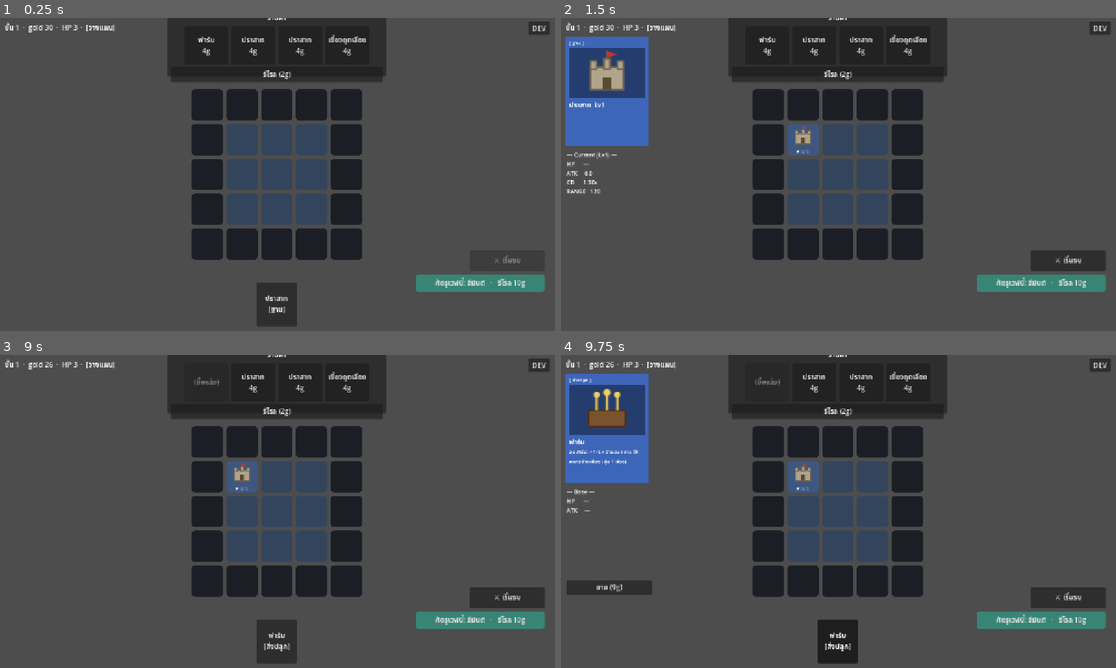
Above: before the commit, frames 1-4 (two rows, left to right).
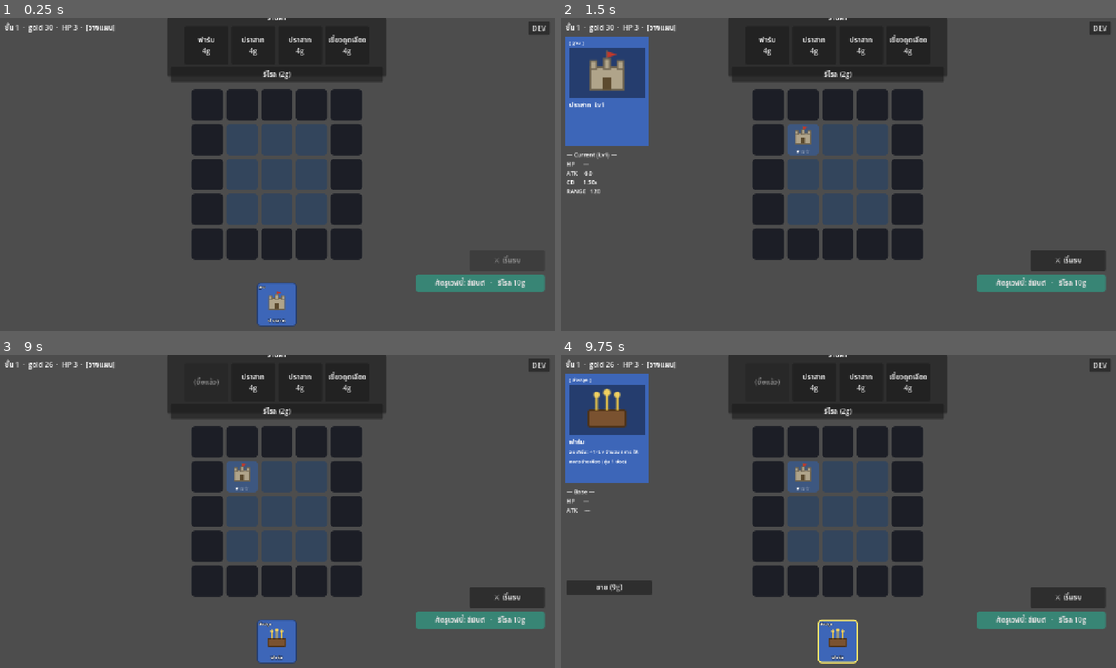
Above: after the commit, the same moments.

Repository: lnwextra2/9-Kings-at-home
Game: Godot game, scene res://scenes/main.tscn
The game is run twice, just before and just after one commit, with the same random seed, the same clock (stepped at 60 frames per second) and the same inputs.
Inputs (mouse positions are in pixels of both pictures, inside the frame that each line leads up to):
- Up to frame 1 (0.25 s): no input
- Up to frame 2 (1.5 s): click "ปราสาท [ฐาน]" (after the commit: "ฐาน") at 0.5 s; click (805, 140) at 1.27 s
- Up to frame 3 (9 s): click "★☆☆" at 2 s; click (277, 477) at 2.77 s; click (310, 477) at 3.52 s; click (244, 511) at 4.27 s; click (277, 511) at 5.02 s; click (310, 511) at 5.77 s; click (244, 545) at 6.52 s; click (277, 545) at 7.27 s; click (310, 545) at 8.02 s; click "ฟาร์ม 4g" at 8.75 s
- Up to frame 4 (9.75 s): click "ฟาร์ม [สิ่งปลูก]" (after the commit: "สิ่งปลูก") at 9.5 s

The runs differ from the first frame. In frame 1, 1.0% of the frame differs, in the area x 46-54%, y 84-99%; in frame 2, nothing differs; in frame 3, 1.0%; in frame 4, 1.0%.

Commit message:
ui: hand cards show real card face (sprite + color + name), not gray boxes
hand_view._make_card now builds a proper card: color-coded rounded background
by card color (full palette incl mint/gray/purple/orange/indigo), sprite
portrait, kind badge (top-left), name (bottom, or centered when no sprite);
selected = yellow border via the toggle 'pressed' stylebox. Added matching
mint/gray/etc. to card_panel._color_of.

Verified: builds 5 mixed sprited/spriteless hand cards; set_selected toggles.

Co-Authored-By: Claude Opus 4.8 <noreply@anthropic.com>

Diff:
--- a/new-game-project/scenes/planning/card_panel.gd
+++ b/new-game-project/scenes/planning/card_panel.gd
@@ -128,6 +128,11 @@
     match c:
         &"blue": return Color(0.24, 0.40, 0.72)
         &"red": return Color(0.72, 0.26, 0.24)
+        &"mint": return Color(0.20, 0.55, 0.50)
         &"gold": return Color(0.75, 0.60, 0.20)
         &"green": return Color(0.28, 0.55, 0.32)
+        &"gray": return Color(0.42, 0.45, 0.50)
+        &"purple": return Color(0.48, 0.34, 0.66)
+        &"orange": return Color(0.74, 0.46, 0.20)
+        &"indigo": return Color(0.32, 0.34, 0.66)
         _: return Color(0.40, 0.42, 0.48)
--- a/new-game-project/scenes/planning/hand_view.gd
+++ b/new-game-project/scenes/planning/hand_view.gd
@@ -24,16 +24,82 @@
         idx += 1
 
 
+## หน้าการ์ดจริง: พื้นสีตามสีการ์ด + สไปรต์ + ป้ายชนิด(บนซ้าย) + ชื่อ(ล่าง)
+## เลือกอยู่ = ขอบเหลือง (ใช้ stylebox "pressed" ของ toggle)
 func _make_card(i: int, data_id: StringName) -> Button:
     var d: CardData = Content.card(data_id)
     var b := Button.new()
     b.custom_minimum_size = Vector2(card_w, card_h)
     b.toggle_mode = true
     b.focus_mode = Control.FOCUS_NONE
-    b.autowrap_mode = TextServer.AUTOWRAP_WORD_SMART
-    b.text = "%s\n[%s]" % [d.display_name, _kind_short(d.kind)]
+    var base: Color = _card_color(d.color)
+    var sb := StyleBoxFlat.new()
+    sb.bg_color = base
+    sb.set_corner_radius_all(8)
+    sb.set_border_width_all(2)
+    sb.border_color = base.darkened(0.4)
+    var sb_sel := sb.duplicate() as StyleBoxFlat
+    sb_sel.border_color = Color(1.0, 0.92, 0.4)
+    sb_sel.set_border_width_all(3)
+    b.add_theme_stylebox_override("normal", sb)
+    b.add_theme_stylebox_override("hover", sb_sel)
+    b.add_theme_stylebox_override("pressed", sb_sel)   # toggled = เลือกอยู่
+    b.add_theme_stylebox_override("focus", sb)
+
+    var has_sprite: bool = d.sprite != null
+    if has_sprite:
+        var tr := TextureRect.new()
+        tr.texture = d.sprite
+        tr.position = Vector2(8, 16)
+        tr.size = Vector2(card_w - 16, card_h - 46)
+        tr.custom_minimum_size = tr.size
+        tr.stretch_mode = TextureRect.STRETCH_KEEP_ASPECT_CENTERED
+        tr.expand_mode = TextureRect.EXPAND_IGNORE_SIZE
+        tr.mouse_filter = Control.MOUSE_FILTER_IGNORE
+        b.add_child(tr)
+
+    b.add_child(_label(_kind_short(d.kind), Vector2(5, 3), card_w - 10, 9, HORIZONTAL_ALIGNMENT_LEFT))
+    # ชื่อ: มีสไปรต์ = แถบล่าง / ไม่มีสไปรต์ = กลางใบ (ตัวใหญ่ขึ้น)
+    if has_sprite:
+        b.add_child(_label(d.display_name, Vector2(2, card_h - 22), card_w - 4, 12, HORIZONTAL_ALIGNMENT_CENTER))
+    else:
+        var nm := _label(d.display_name, Vector2(3, card_h * 0.4), card_w - 6, 13, HORIZONTAL_ALIGNMENT_CENTER)
+        nm.autowrap_mode = TextServer.AUTOWRAP_WORD_SMART
+        b.add_child(nm)
     b.pressed.connect(_on_pick.bind(i))
     return b
+
+
+## label ลูกการ์ด (คลิกทะลุ, มีเงาดำอ่านง่ายบนพื้นสี)
+func _label(text: String, pos: Vector2, w: int, fsize: int, halign: int) -> Label:
+    var l := Label.new()
+    l.text = text
+    l.position = pos
+    l.size = Vector2(w, 18)
+    l.custom_minimum_size = Vector2(w, 18)
+    l.horizontal_alignment = halign
+    l.clip_text = true
+    l.add_theme_font_size_override("font_size", fsize)
+    l.add_theme_color_override("font_color", Color(1, 1, 1))
+    l.add_theme_color_override("font_outline_color", Color(0, 0, 0, 0.8))
+    l.add_theme_constant_override("outline_size", 4)
+    l.mouse_filter = Control.MOUSE_FILTER_IGNORE
+    return l
+
+
+## สีพื้นการ์ดตามสี (โทนเข้มพอให้ตัวหนังสือขาวอ่านออก) — เพิ่มสีใหม่ที่นี่
+func _card_color(c: StringName) -> Color:
+    match c:
+        &"blue": return Color(0.24, 0.40, 0.72)
+        &"red": return Color(0.72, 0.26, 0.24)
+        &"mint": return Color(0.20, 0.55, 0.50)
+        &"green": return Color(0.28, 0.55, 0.32)
+        &"gold": return Color(0.70, 0.56, 0.20)
+        &"gray": return Color(0.42, 0.45, 0.50)
+        &"purple": return Color(0.48, 0.34, 0.66)
+        &"orange": return Color(0.74, 0.46, 0.20)
+        &"indigo": return Color(0.32, 0.34, 0.66)
+        _: return Color(0.40, 0.42, 0.48)
 
 
 func _on_pick(i: int) -> void:
